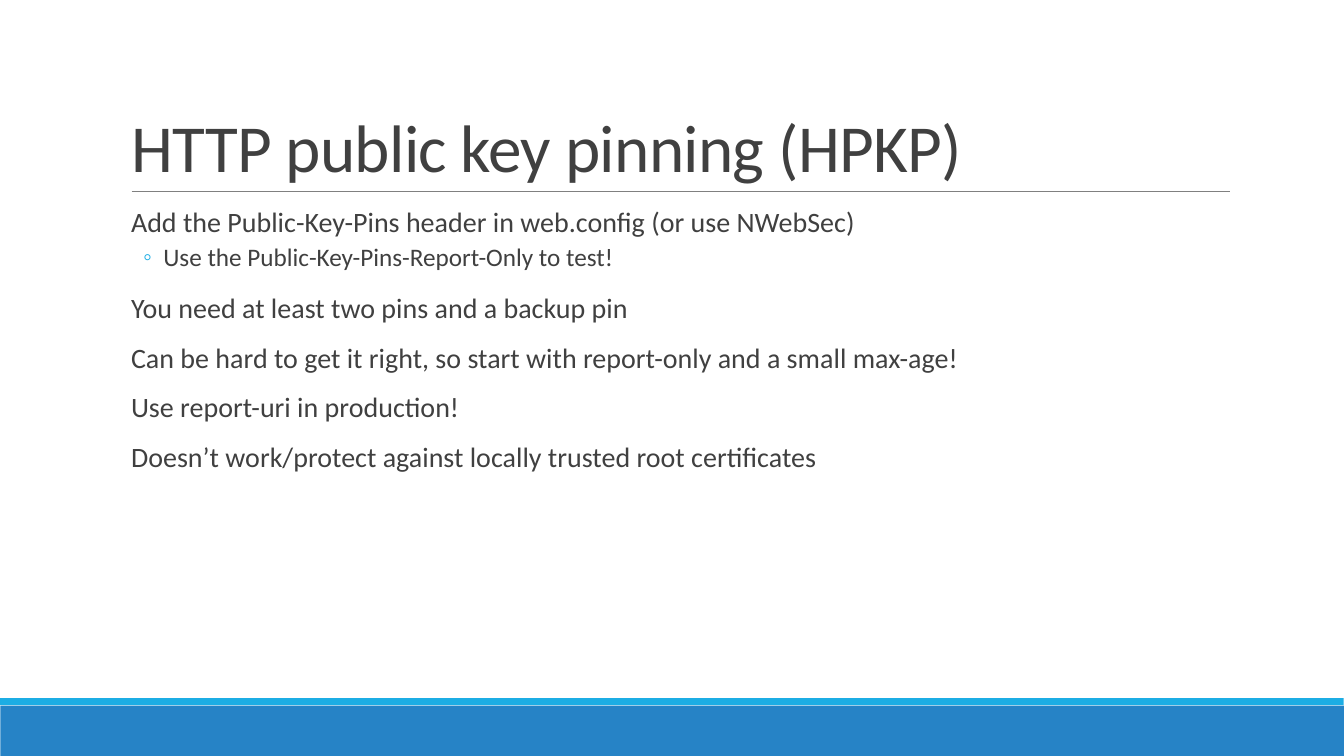
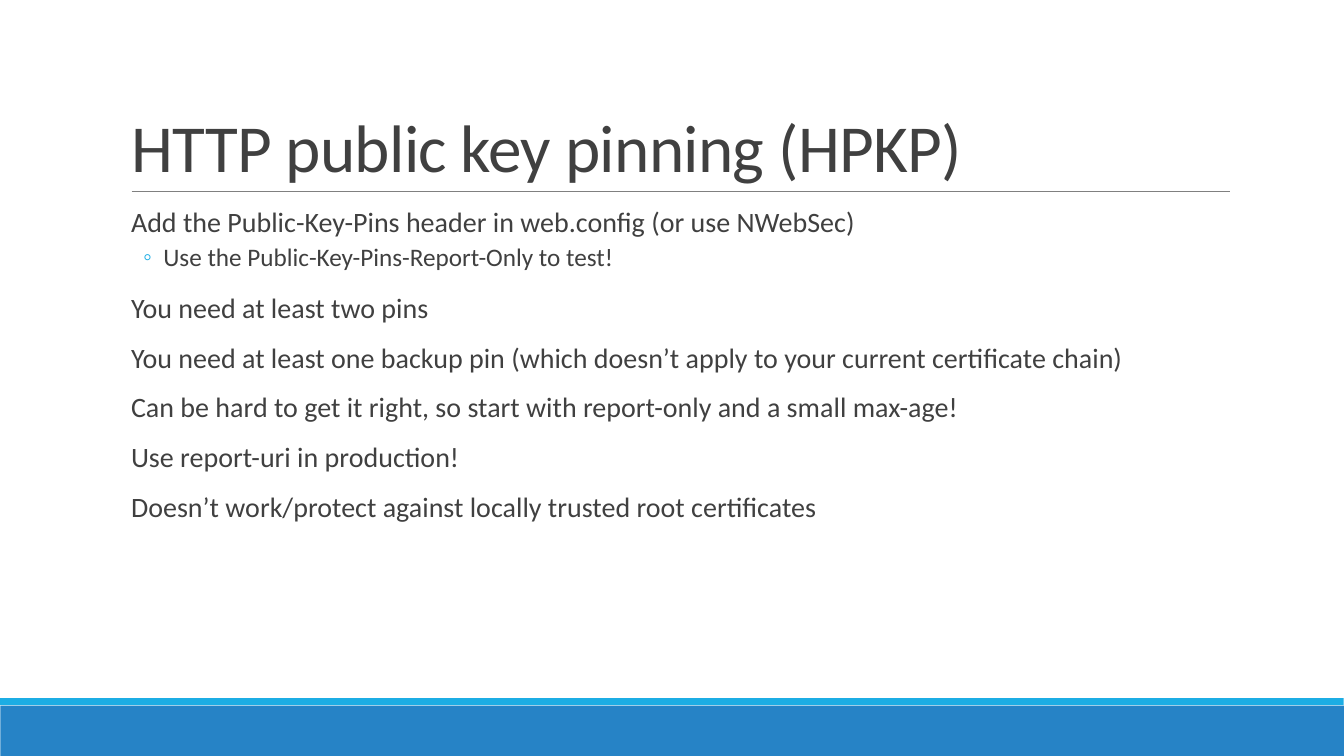
Before and after one commit to wcabus/session-securing-aspnet, a slide deck: slide 29 of Securing ASP.NET.pptx (slide 28 before the commit). Drawn at 1344x756 pixels with LibreOffice and Linux fonts; fonts in the diff are those of the drawing. Boxes give left, top, right and bottom in pixels: in the first picture for what was removed or moved away, otherwise in the second. Text is boxed around its words. In the diff, an @@ line names an element or a change of style, - is before the commit and + after.

Commit message:
Updated the slides

```diff
--- a/Securing ASP.NET.pptx
+++ b/Securing ASP.NET.pptx
@@ text at (131,298,1122,373): text changed @@
-  You need at least two pins and a backup pin
+  You need at least two pins
+  You need at least one backup pin (which doesn’t apply to your current certificate chain)
```
Also in this commit, not shown: 5 other slides changed, 1 slide added.
